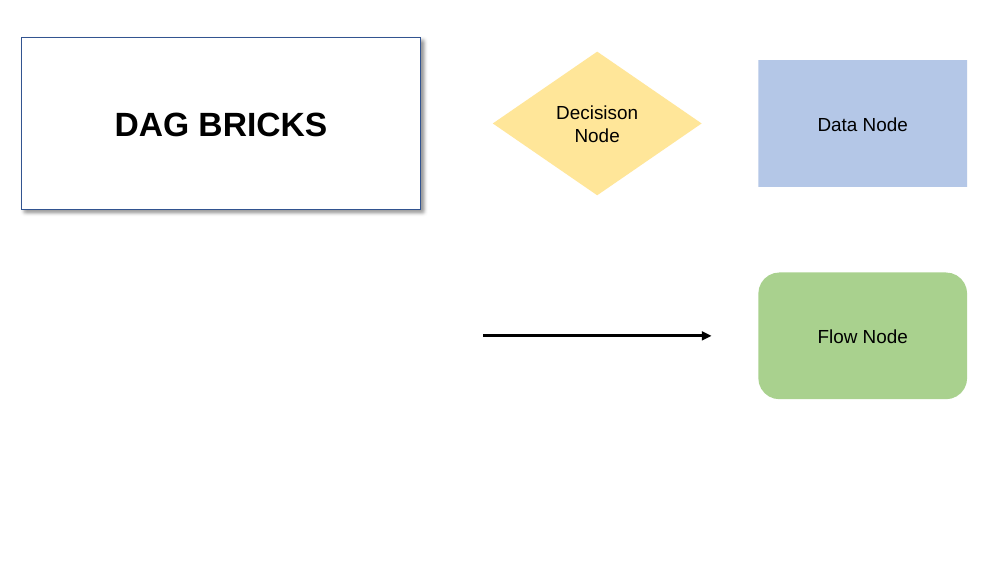
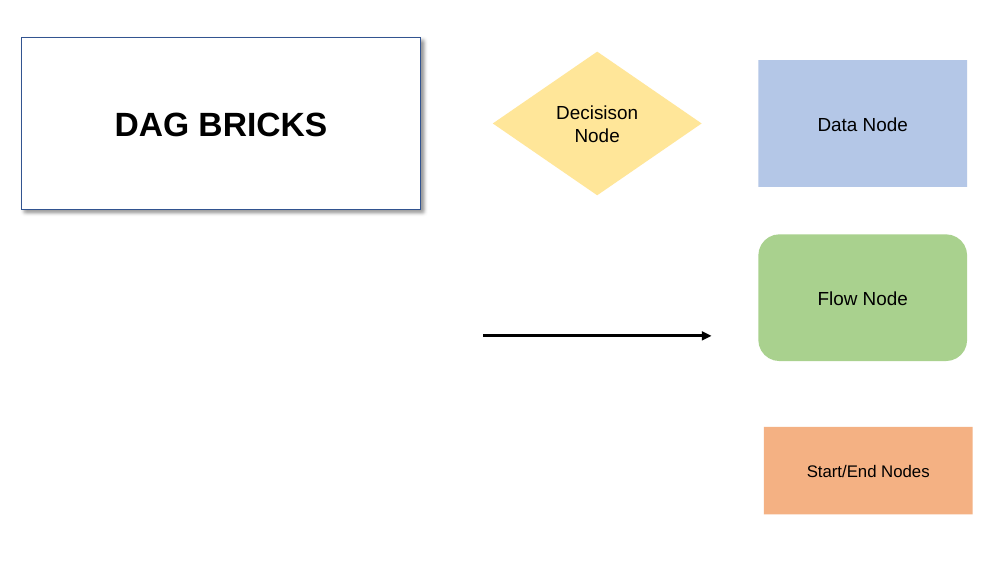
Before and after one commit to jq88712/pykurs2, a slide deck: slide 1 of literature/DAG_Bricks.pptx. Drawn at 1008x567 pixels with LibreOffice and Linux fonts; fonts in the diff are those of the drawing. Boxes give left, top, right and bottom in pixels: in the first picture for what was removed or moved away, otherwise in the second. Text is boxed around its words. In the diff, an @@ line names an element or a change of style, - is before the commit and + after.

```diff
--- a/literature/DAG_Bricks.pptx
+++ b/literature/DAG_Bricks.pptx
@@ rounded rectangle "Flow Node": place and size @@
-rounded rectangle "Flow Node" at [758,272,967,399]
+rounded rectangle "Flow Node" at [758,234,967,361]
@@ rectangle added at [764,427,972,515], fill #F4B183, 16 pt, text #000000 @@
+Start/End Nodes
```
Also in this commit, not shown: 1 other slide changed, 1 slide added, 1 slide removed, 6 other files.
